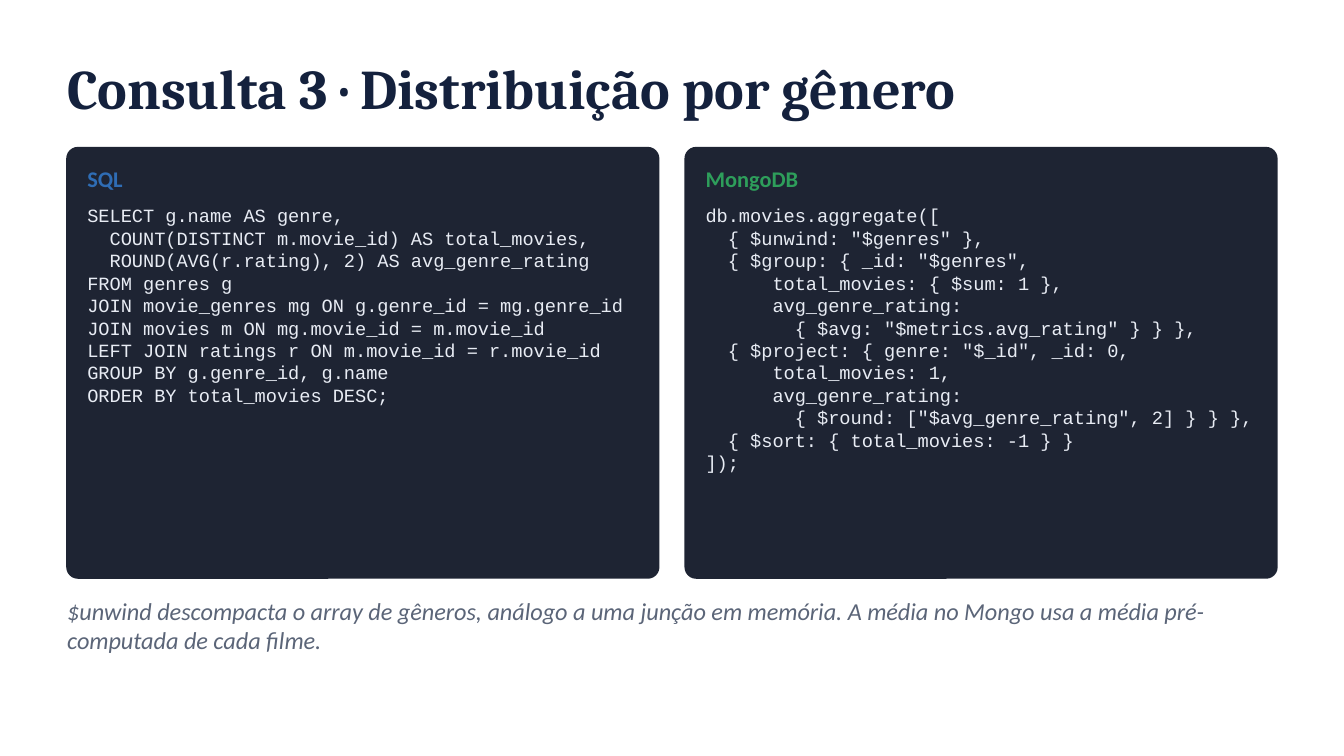
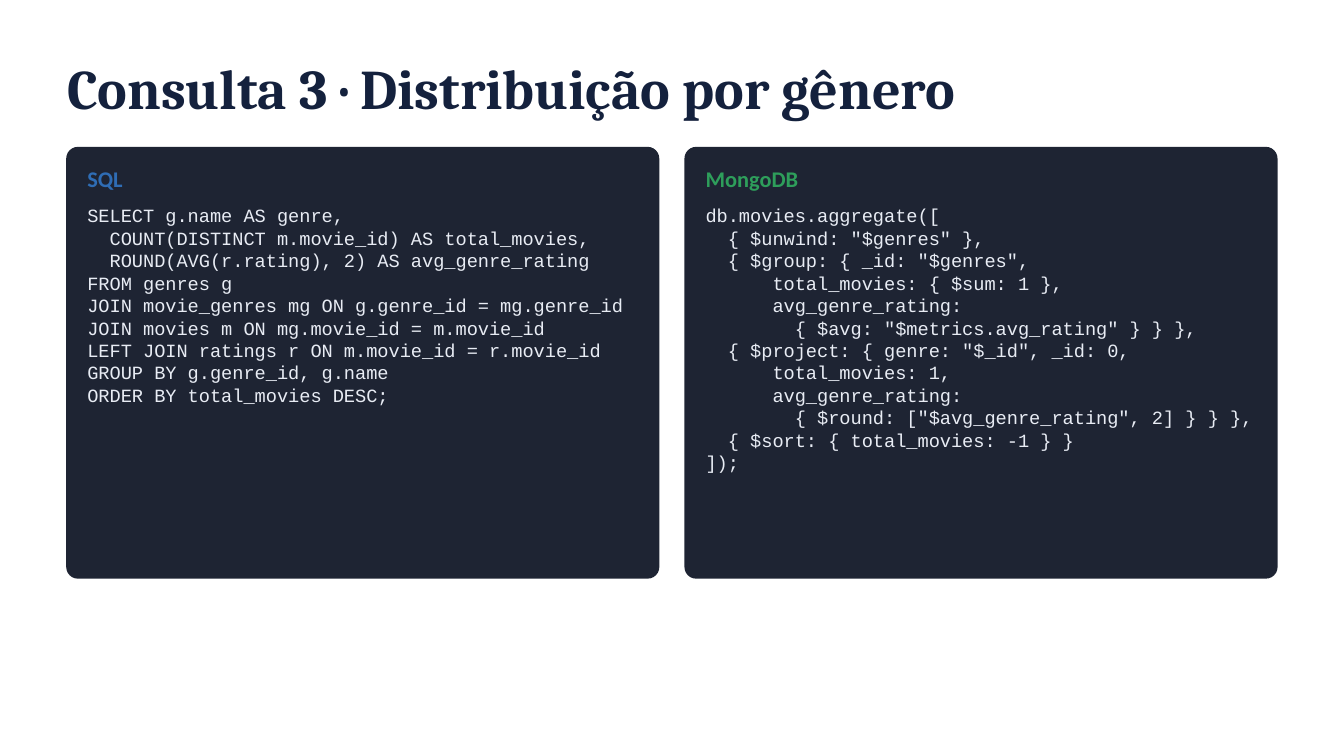
Before and after one commit to FineiasAntonio/BancoDeDados, a slide deck: slide 11 of docs/apresentacao.pptx (slide 14 before the commit). Drawn at 1344x756 pixels with LibreOffice and Linux fonts; fonts in the diff are those of the drawing. Boxes give left, top, right and bottom in pixels: in the first picture for what was removed or moved away, otherwise in the second. Text is boxed around its words. In the diff, an @@ line names an element or a change of style, - is before the commit and + after.

```diff
--- a/docs/apresentacao.pptx
+++ b/docs/apresentacao.pptx
@@ text removed at (67, 603, 1204, 653) @@
-$unwind descompacta o array de gêneros, análogo a uma junção em memória. A média no Mongo usa a média pré-computada de cada filme.
```
Also in this commit, not shown: 5 other slides changed, 1 slide added, 10 slides removed, 1 other file.
